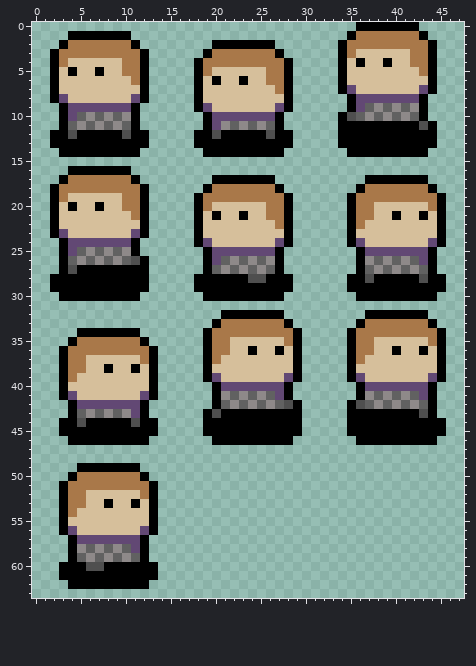
Pixel-art sprite -- Entities/Player/demo-character.png. That is the earlier state.
The file is 48x64 pixels.
Now the later version:
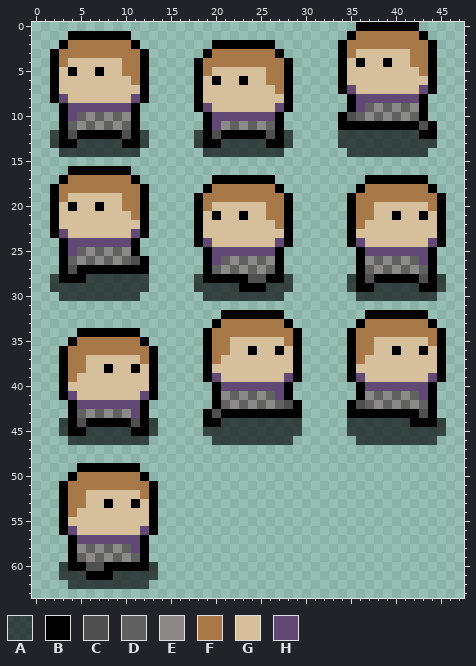
Palette (. is transparent): A #000000a2  B #000000  C #4f4f4f  D #616161  E #8e8989  F #a97849  G #d6bf9b  H #624874
Difference:
y 12: x 2 B -> A; x 12 B -> A; x 18 B -> A; x 28 B -> A; x 34..42 BBBBBBBBB -> AAAAAAAAA
y 13: x 2 B -> A; x 5..9 BBBBB -> AAAAA; x 12 B -> A; x 18 B -> A; x 21..25 BBBBB -> AAAAA; x 28 B -> A; x 34..44 BBBBBBBBBBB -> AAAAAAAAAAA
y 14: x 3..11 BBBBBBBBB -> AAAAAAAAA; x 19..27 BBBBBBBBB -> AAAAAAAAA; x 35..43 BBBBBBBBB -> AAAAAAAAA
y 28: x 2 B -> A; x 6..12 BBBBBBB -> AAAAAAA; x 18 B -> A; x 28 B -> A; x 35 B -> A; x 45 B -> A
y 29: x 2..12 BBBBBBBBBBB -> AAAAAAAAAAA; x 18..22 BBBBB -> AAAAA; x 26..28 BBB -> AAA; x 35 B -> A; x 38..42 BBBBB -> AAAAA; x 45 B -> A
y 30: x 3..11 BBBBBBBBB -> AAAAAAAAA; x 19..27 BBBBBBBBB -> AAAAAAAAA; x 36..44 BBBBBBBBB -> AAAAAAAAA
y 44: x 3 B -> A; x 13 B -> A; x 21..29 BBBBBBBBB -> AAAAAAAAA; x 35..41 BBBBBBB -> AAAAAAA; x 45 B -> A
y 45: x 3 B -> A; x 6..10 BBBBB -> AAAAA; x 13 B -> A; x 19..29 BBBBBBBBBBB -> AAAAAAAAAAA; x 35..45 BBBBBBBBBBB -> AAAAAAAAAAA
y 46: x 4..12 BBBBBBBBB -> AAAAAAAAA; x 20..28 BBBBBBBBB -> AAAAAAAAA; x 36..44 BBBBBBBBB -> AAAAAAAAA
y 60: x 3 B -> A; x 13 B -> A
y 61: x 3..5 BBB -> AAA; x 9..13 BBBBB -> AAAAA
y 62: x 4..12 BBBBBBBBB -> AAAAAAAAA
